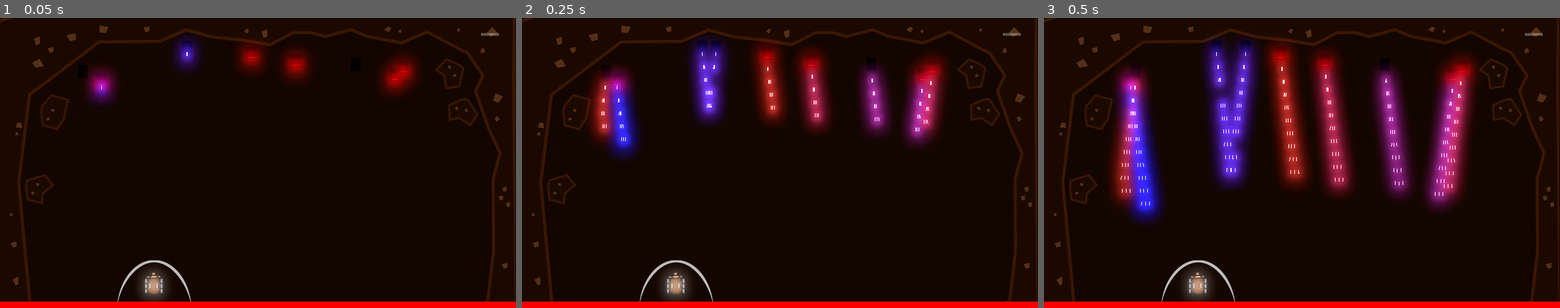
Above: before the commit, frames 1-3 (left to right).
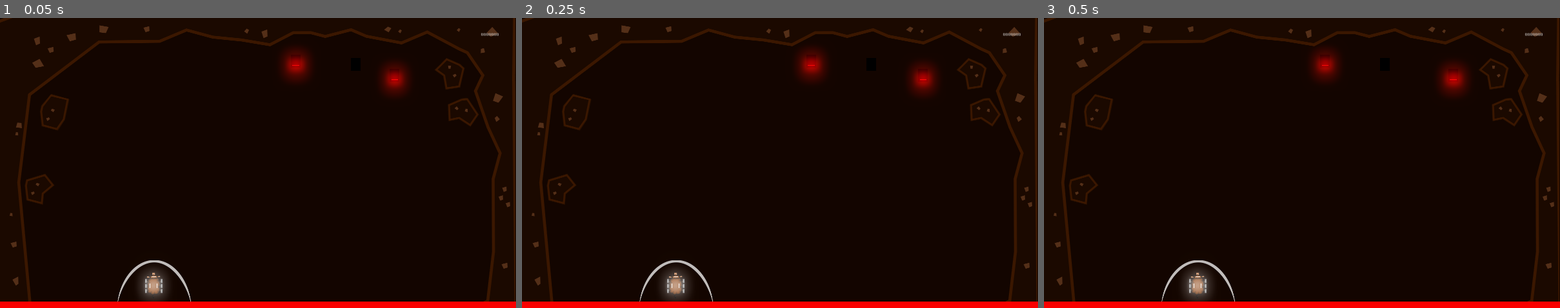
Above: after the commit, the same moments.

Repository: GameDrivenDesign/punk-wolf
Game: Godot game, scene res://game.tscn
The game is run twice, just before and just after one commit, with the same random seed, the same clock (stepped at 60 frames per second) and the same inputs.
Inputs:
- Up to frame 1 (0.05 s): no input
- Up to frame 2 (0.25 s): no input
- Up to frame 3 (0.5 s): no input

The runs differ from the first frame. In frame 1, 2.1% of the frame differs, in the area x 16-81%, y 6-31%; in frame 2, 10%; in frame 3, 20%, in the area x 12-84%, y 7-71%.

Commit message:
send your highscore, even if you win

Diff:
--- a/game.gd
+++ b/game.gd
@@ -5,7 +5,7 @@
 var score: int = 0
 
 func _ready():
-	stage_count = 3
+	stage_count = 0
 	next_stage()
 	$Sheep.connect("hit", self, "sheep_hit")
 
@@ -47,23 +47,25 @@
 		for _i in range(3):
 			var e = spawn_enemy("res://wolf.tscn")
 			e.shoot_spread_angle = 15
-	if stage_count == 2:
+	elif stage_count == 2:
 		for _i in range(6):
 			var e = spawn_enemy("res://wolf.tscn")
 			e.shoot_long_interval = 0.9
 			e.shoot_spawn_interval = 0.1
-	if stage_count == 3:
+	elif stage_count == 3:
 		for _i in range(4):
 			var e = spawn_enemy("res://wolf.tscn")
 			e.shoot_spread_angle = 5
 			e.shoot_long_interval = 0.9
 			e.shoot_spawn_interval = 0.1
-	if stage_count == 4:
+	elif stage_count == 4:
 		for _i in range(9):
 			var e = spawn_enemy("res://wolf.tscn")
 			e.shoot_spread_angle = 2
-			e.shoot_long_interval = 0.9
+			e.shoot_long_interval = 2
 			e.shoot_spawn_interval = 0.05
+	else:
+		send_highscore("Punk Wolf", "Sebastian", score)
 
 # Send a highscore to the server.
 # Returns the position on the scoreboard (1-based).
